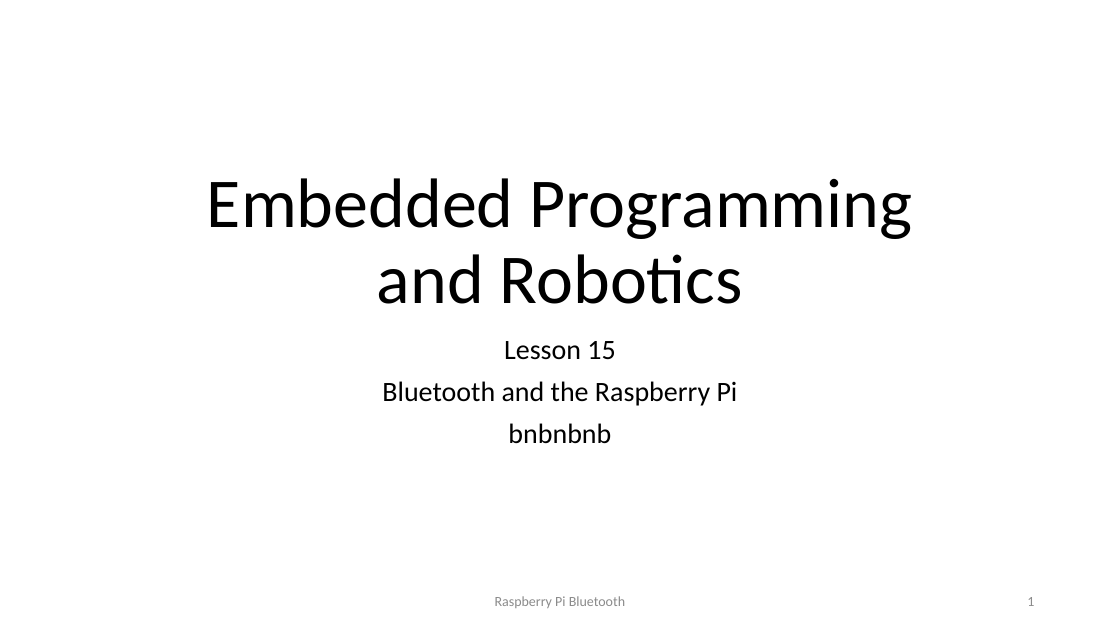
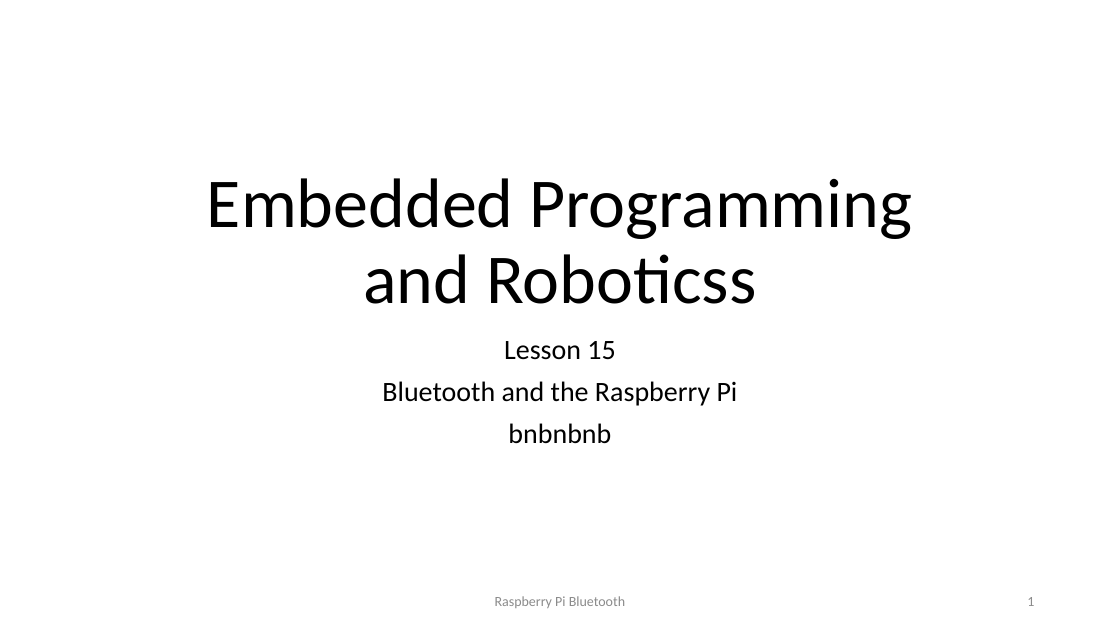
Before and after one commit to hema-puri/helloswing, a slide deck: slide 1 of EmbeddedWorkshop-24-PiBluetooth.pptx. Drawn at 1120x630 pixels with LibreOffice and Linux fonts; fonts in the diff are those of the drawing. Boxes give left, top, right and bottom in pixels: in the first picture for what was removed or moved away, otherwise in the second. Text is boxed around its words. In the diff, an @@ line names an element or a change of style, - is before the commit and + after.

```diff
--- a/EmbeddedWorkshop-24-PiBluetooth.pptx
+++ b/EmbeddedWorkshop-24-PiBluetooth.pptx
@@ title at (207,178,912,304): text changed @@
-Embedded Programming and Robotics
+Embedded Programming and Roboticss
```
Also in this commit, not shown: 1 other file.
